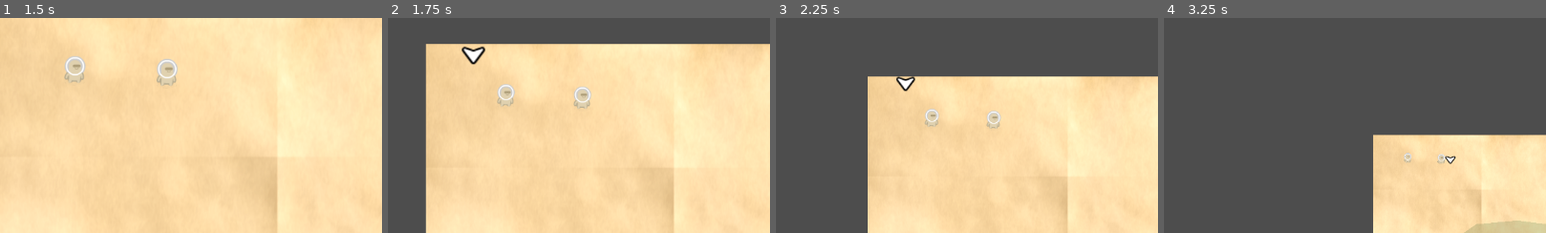
Above: before the commit, frames 1-4 (left to right).
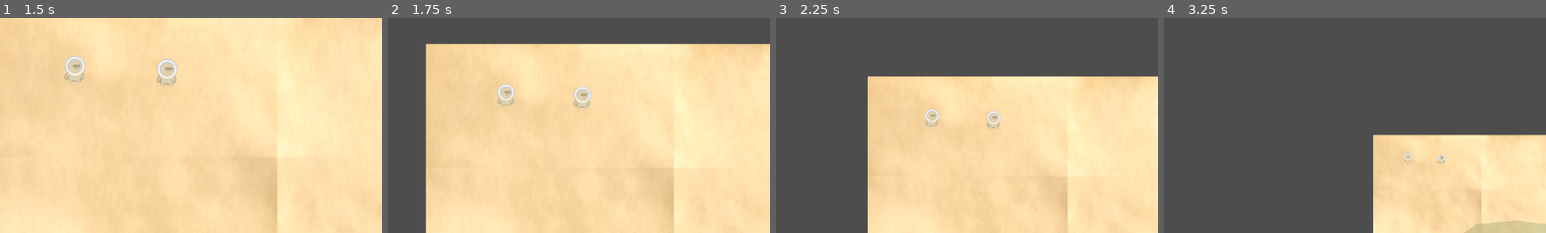
Above: after the commit, the same moments.

Repository: VAIVS/SD.Godot.ChartKrieg
Game: Godot game, scene res://UI/StartMenu/start_menu.tscn
The game is run twice, just before and just after one commit, with the same random seed, the same clock (stepped at 60 frames per second) and the same inputs.
Inputs (mouse positions are % of the whole screen's width and height, from its top left):
- Up to frame 1 (1.5 s): click "Start" at 0.5 s; tap Enter at 1.25 s; move the mouse to (9, 10) at 1.27 s; hold Right (ui_right) from 1.28 s (still down); hold Mouse wheel up (zoom_in) from 1.28 s (still down); click (9, 10) at 1.42 s
- Up to frame 2 (1.75 s): keep holding Right (ui_right); keep holding Mouse wheel up (zoom_in)
- Up to frame 3 (2.25 s): move the mouse to (16, 17) at 2.02 s; release Right (ui_right) at 2.03 s; release Mouse wheel up (zoom_in) at 2.03 s; hold Down (ui_down) from 2.03 s (still down); tap Mouse wheel down (zoom_out) at 2.1 s; click (16, 17) at 2.17 s
- Up to frame 4 (3.25 s): move the mouse to (32, 25) at 2.77 s; release Down (ui_down) at 2.78 s; hold Right (ui_right) from 2.78 s (still down); hold Mouse wheel up (zoom_in) from 2.78 s (still down); click (32, 25) at 2.92 s
The pictures show only the part of the screen within x 3-53%, y 3-53%; the shares and areas given below are measured in that part.

Frame 1 is identical in both runs. In frame 2, 0.3% of the frame differs, in the area x 19-26%, y 13-22%; in frame 3, 0.2%; in frame 4, less than 0.1%.

Commit message:
Introduce base game events processing system.

Diff:
--- a/Components/Map/WorldMap/world_map.gd
+++ b/Components/Map/WorldMap/world_map.gd
@@ -52,4 +52,5 @@
 func _on_map_outline_input_event(_viewport: Node, event: InputEvent, _shape_idx: int) -> void:
 	if event is InputEventScreenTouch:
 		if event.pressed == false:
+			get_viewport().set_input_as_handled()
 			sig_point_touched.emit(event.position)
--- a/GameSystems/ArmySelectionManager/army_selection_manager.gd
+++ b/GameSystems/ArmySelectionManager/army_selection_manager.gd
@@ -17,13 +17,13 @@
 	if army in army_selection:
 		cursor_highlits_dic[army].queue_free()
 		cursor_highlits_dic.erase(army)
-		game_state_manager.queue_game_state_event(GameStateManager.GameStateEvent.new(GameStateManager.game_event_types.UNSELECTED_SINGLE_ARMY, army))
+		game_state_manager.queue_game_state_event(GameStateManager.GameStateUnselectArmyEvent.new(army))
 	else:
 		var army_highligt = army_highlight_scene.instantiate()
 		army.add_child(army_highligt)
 		cursor_highlits_dic[army] = army_highligt
 		var updated_army_selection = cursor_highlits_dic.keys()
 		if updated_army_selection.size() > 1:
-			game_state_manager.queue_game_state_event(GameStateManager.GameStateEvent.new(GameStateManager.game_event_types.SELECTED_MULTIPLE_ARMIES, updated_army_selection))
+			game_state_manager.queue_game_state_event(GameStateManager.GameStateSelectMultipleArmiesEvent.new(updated_army_selection))
 		else:
-			game_state_manager.queue_game_state_event(GameStateManager.GameStateEvent.new(GameStateManager.game_event_types.SELECTED_SINGLE_ARMY, army))
+			game_state_manager.queue_game_state_event(GameStateManager.GameStateSelectArmyEvent.new(army))
--- a/Scenes/salva/salva_test.gd
+++ b/Scenes/salva/salva_test.gd
@@ -5,13 +5,6 @@
 	MAPIDLE,
 	ARMY_ACTIONS,
 	ARMY_MENU
-}
-
-enum game_event_types {
-	SELECTED_SINGLE_ARMY,
-	SELECTED_MULTIPLE_ARMIES,
-	UNSELECTED_SINGLE_ARMY,
-	CLICKED_ON_MAP
 }
 
 @onready var world_map: WorldMapLogic = $WorldMap
@@ -51,43 +44,67 @@
 		child.start_navigation()
 	pass
 
-
-
-
-
-
 func _on_world_map_sig_point_touched(pos: Vector2) -> void:
-	queue_game_state_event(GameStateEvent.new(game_event_types.CLICKED_ON_MAP, pos))
+	queue_game_state_event(GameStateClickedOnMapEvent.new(pos))
 
 
 func queue_game_state_event(queueItem: GameStateEvent):
 	queue.append(queueItem)
 
 func process_game_event(game_event: GameStateEvent) -> void:
+	# refactor this in a structure which can directly access the correct resolve-function by game state and event type
+	# Maybe a dictionary of some sort?
 	if current_state == game_states.MAPIDLE:
-		if game_event.game_event_type == game_event_types.SELECTED_SINGLE_ARMY:
+		if game_event is GameStateSelectArmyEvent:
 			pass
-		elif game_event.game_event_type == game_event_types.SELECTED_MULTIPLE_ARMIES:
+		elif game_event is GameStateSelectMultipleArmiesEvent:
 			pass
-		elif game_event.game_event_type == game_event_types.UNSELECTED_SINGLE_ARMY:
+		elif game_event is GameStateUnselectArmyEvent:
 			pass
-		elif game_event.game_event_type == game_event_types.CLICKED_ON_MAP:
-			resolve_mapidle_clicked_on_map(game_event.object)
+		elif game_event is GameStateClickedOnMapEvent:
+			resolve_mapidle_clicked_on_map(game_event)
 
-func resolve_mapidle_clicked_on_map(pos: Vector2) -> void:
+func resolve_mapidle_clicked_on_map(event: GameStateClickedOnMapEvent) -> void:
 	var selection : Array = army_selection_manager.get_selection()
-	var marker : MovementMarker = movement_marker_scene.instantiate() as MovementMarker
-	marker.global_position = pos
-	for army: TestPlayer in selection:
-		army.target_node = marker
-		army.start_navigation()
-	set_new_marker(marker)
+	if selection.size() > 0:
+		var marker : MovementMarker = movement_marker_scene.instantiate() as MovementMarker
+		marker.global_position = event.clicked_position
+		for army: TestPlayer in selection:
+			army.target_node = marker
+			army.start_navigation()
+		set_new_marker(marker)
 
 class GameStateEvent:
+	var object
+	func _init(o):
+		object = o
 
-	var game_event_type: game_event_types
-	var object
+class GameStateClickedOnMapEvent extends GameStateEvent:
+	func _init(o):
+		super(o)
+	var clicked_position: Vector2:
+		get:
+			return object as Vector2
 
-	func _init(et: game_event_types, o):
-		game_event_type = et
-		object = o
+class GameStateSelectArmyEvent extends GameStateEvent:
+	func _init(o):
+		super(o)
+	var selected_army: TestPlayer:
+		get:
+			return object as TestPlayer
+
+class GameStateUnselectArmyEvent extends GameStateEvent:
+	func _init(o):
+		super(o)
+	var selected_army: TestPlayer:
+		get:
+			return object as TestPlayer
+
+class GameStateSelectMultipleArmiesEvent extends GameStateEvent:
+	func _init(o):
+		super(o)
+	var selected_army: Array[TestPlayer]:
+		get:
+			var res : Array[TestPlayer] = []
+			res.append_array(object)
+			return res as Array[TestPlayer]
--- a/Scenes/salva/salva_test.tscn
+++ b/Scenes/salva/salva_test.tscn
@@ -39,5 +39,3 @@
 game_state_manager = NodePath("../..")
 
 [connection signal="sig_point_touched" from="WorldMap" to="." method="_on_world_map_sig_point_touched"]
-[connection signal="sig_army_selected" from="Armies/TestPlayerPlain" to="." method="_on_sig_army_selected"]
-[connection signal="sig_army_selected" from="Armies/TestPlayerMountain" to="." method="_on_sig_army_selected"]
